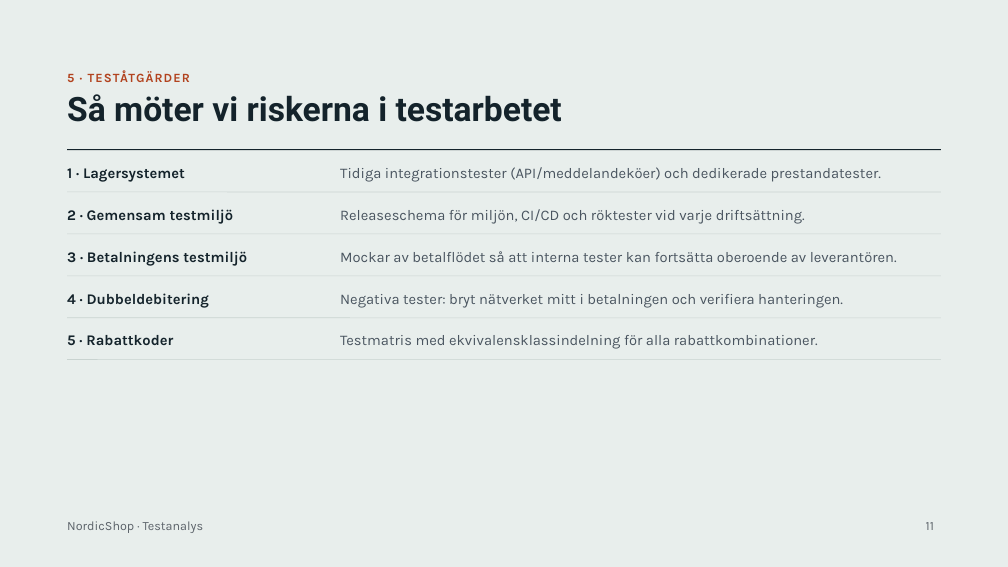
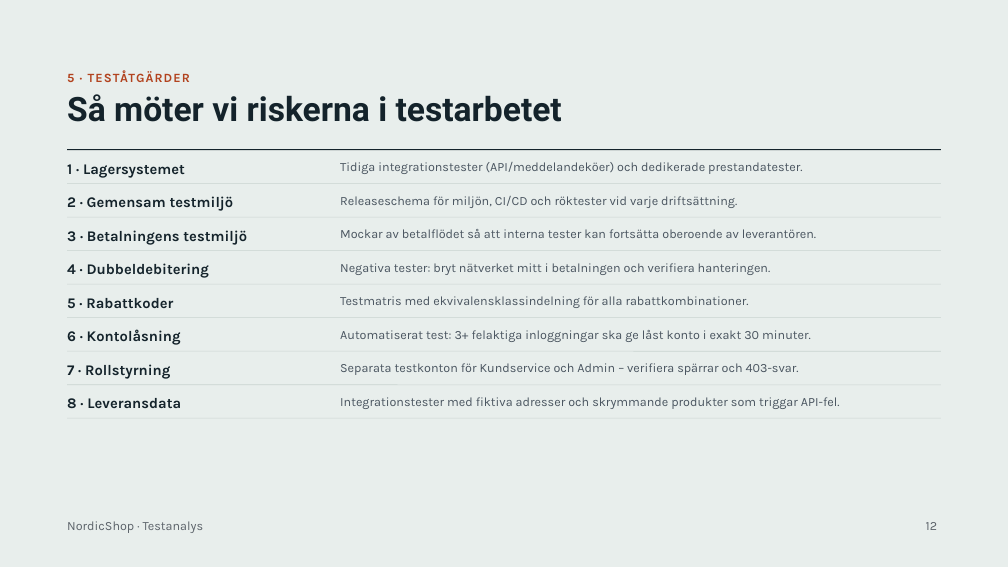
Before and after one commit to WoodyViking/NordicShop, a slide deck: slide 12 of powerpoints/NordicShop – Testanalys.pptx (slide 11 before the commit). Drawn at 1008x567 pixels with LibreOffice and Linux fonts; fonts in the diff are those of the drawing. Boxes give left, top, right and bottom in pixels: in the first picture for what was removed or moved away, otherwise in the second. Text is boxed around its words. In the diff, an @@ line names an element or a change of style, - is before the commit and + after.

Commit message:
pp update

```diff
--- a/powerpoints/NordicShop – Testanalys.pptx
+++ b/powerpoints/NordicShop – Testanalys.pptx
@@ text "1 · Lagersystemet": place and size @@
-text "1 · Lagersystemet" at <box>67,168,185,182</box>
+text "1 · Lagersystemet" at <box>67,164,185,178</box>
@@ line moved from (67, 192) - (941, 192) to (67, 184) - (941, 184) @@
@@ 2 texts, 1 line: place and size @@
-2 texts, 1 line at <box>67,209,941,234</box>
+2 texts, 1 line at <box>67,196,941,217</box>
@@ text "3 · Betalningens testmiljö": place and size @@
-text "3 · Betalningens testmiljö" at <box>67,251,247,266</box>
+text "3 · Betalningens testmiljö" at <box>67,230,247,245</box>
@@ text "Mockar av betalflödet så att ...": place and size @@
-text "Mockar av betalflödet så att ..." at <box>340,251,897,262</box>
+text "Mockar av betalflödet så att ..." at <box>340,229,816,238</box>
@@ text "4 · Dubbeldebitering": place and size @@
-text "4 · Dubbeldebitering" at <box>67,293,209,308</box>
+text "4 · Dubbeldebitering" at <box>67,263,209,278</box>
@@ line added from (67, 251) to (941, 251), #C9D3D0 0.5 pt @@
@@ text "Negativa tester: bryt nätverket mitt ...": place and size @@
-text "Negativa tester: bryt nätverket mitt ..." at <box>340,294,843,308</box>
+text "Negativa tester: bryt nätverket mitt ..." at <box>340,263,771,275</box>
@@ text "5 · Rabattkoder": place and size @@
-text "5 · Rabattkoder" at <box>67,335,173,345</box>
+text "5 · Rabattkoder" at <box>67,298,173,308</box>
@@ line moved from (67, 276) - (941, 276) to (67, 284) - (941, 284) @@
@@ size 14 to 12 pt; line spacing 19.6pt to 16.8pt in 5 elements at <box>340,162,802,174</box>, <box>340,196,737,208</box>, <box>340,229,816,238</box>, <box>340,263,771,275</box>, <box>340,296,749,308</box> @@
@@ text "Testmatris med ekvivalensklassindelning för alla ...": place and size @@
-text "Testmatris med ekvivalensklassindelning för alla ..." at <box>340,335,818,349</box>
+text "Testmatris med ekvivalensklassindelning för alla ..." at <box>340,296,749,308</box>
@@ text added at <box>67,329,181,345</box>, 14 pt, text #14232B, bold @@
+6 · Kontolåsning
@@ line moved from (67, 360) - (941, 360) to (67, 352) - (941, 352) @@
@@ text added at <box>340,330,811,342</box>, 12 pt, text #4A5560 @@
+Automatiserat test: 3+ felaktiga inloggningar ska ge låst konto i exakt 30 minuter.
@@ text added at <box>67,364,170,379</box>, 14 pt, text #14232B, bold @@
+7 · Rollstyrning
@@ line added from (67, 385) to (941, 385), #C9D3D0 0.5 pt @@
@@ text added at <box>340,363,799,375</box>, 12 pt, text #4A5560 @@
+Separata testkonton för Kundservice och Admin – verifiera spärrar och 403-svar.
@@ text added at <box>67,398,181,408</box>, 14 pt, text #14232B, bold @@
+8 · Leveransdata
@@ text added at <box>340,397,840,409</box>, 12 pt, text #4A5560 @@
+Integrationstester med fiktiva adresser och skrymmande produkter som triggar API-fel.
@@ text at <box>926,522,937,530</box>: text changed @@
-11
+12
```
Also in this commit, not shown: 9 other slides changed, 1 slide added.
